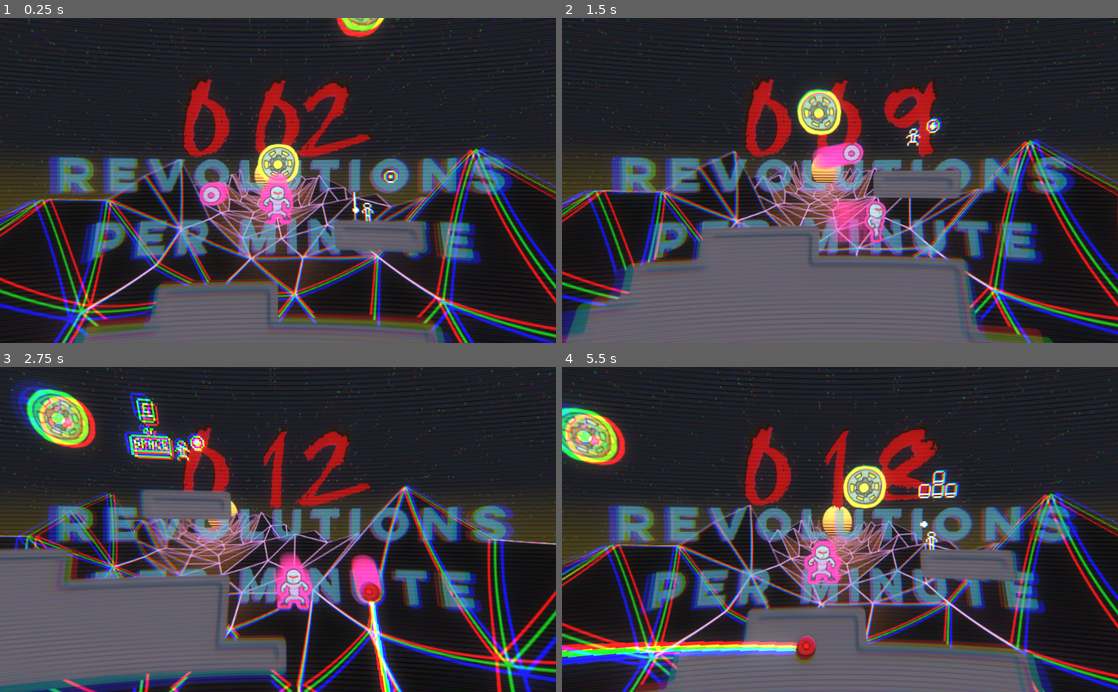
Above: before the commit, frames 1-4 (two rows, left to right).
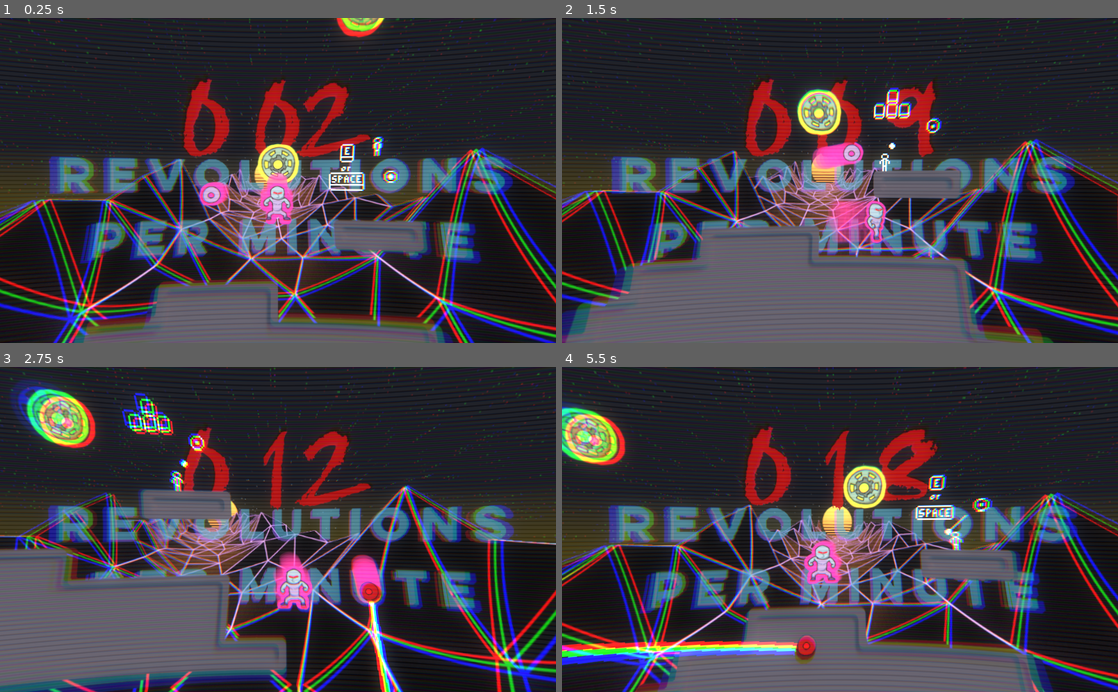
Above: after the commit, the same moments.

Repository: mdrgon1/GWJ-22-Spinzo
Game: Godot game, scene res://Main.tscn
The game is run twice, just before and just after one commit, with the same random seed, the same clock (stepped at 60 frames per second) and the same inputs.
Inputs:
- Up to frame 1 (0.25 s): no input
- Up to frame 2 (1.5 s): hold Shift (aim) 0.53-1.28 s; hold Right (move_right) from 0.53 s (still down); tap W (jump) at 0.77 s; tap E (throw_ball) at 1.35 s
- Up to frame 3 (2.75 s): tap W (jump) at 1.52 s; release Right (move_right) at 2.03 s; hold A (move_left) from 2.03 s (still down); hold Shift (aim) from 2.03 s (still down)
- Up to frame 4 (5.5 s): release A (move_left) at 2.78 s; release Shift (aim) at 2.78 s; hold Right (move_right) 2.78-4.28 s; tap E (throw_ball) at 2.85, 4.35 s; tap W (jump) at 3.02, 3.77, 4.52 s; hold Shift (aim) 3.53-4.28 s; hold A (move_left) 4.28-5.03 s; hold Right (move_right) from 5.03 s (still down); hold Shift (aim) from 5.03 s (still down)

The runs differ from the first frame. In frame 1, 0.7% of the frame differs, in the area x 59-72%, y 36-63%; in frame 2, 0.6%; in frame 3, 1.6%, in the area x 21-37%, y 7-39%; in frame 4, 1.1%.

Commit message:
fixed enemy spawning bug and re-exported
enemy scnene file path had incorrect capitlization, this apparently works fine in editor but breaks on export. I also rendered out a cover image from the backdrop blend file

Diff:
--- a/Project/MainLevel.tscn
+++ b/Project/MainLevel.tscn
@@ -473,5 +473,5 @@
 z_index = 3
 frames = SubResource( 61 )
 animation = "Default"
-frame = 23
+frame = 48
 playing = true
--- a/Project/Scripts/LevelTemplate.gd
+++ b/Project/Scripts/LevelTemplate.gd
@@ -39,7 +39,7 @@
 		return
 
 	# load a random hazard and instance it
-	var hazard_path = "res://Hazards/Hazard" + String(hazard_index) + ".tscn"
+	var hazard_path = "res://hazards/Hazard" + String(hazard_index) + ".tscn"
 	var hazard = load(hazard_path).instance()
 
 	hazard.set_position(target.position)
Not shown, changed: Project/export_presets.cfg
Not shown, added: Export/HTML5.zip
Not shown, added: Export/Mac-OSX.zip
Not shown, changed: Export/linux.zip
Not shown, changed: Export/mac-OS.zip
Not shown, changed: Export/web.zip
Not shown, changed: Export/windows.zip
Not shown, changed: Resources/backdrop.blend
Not shown, changed: Resources/backdrop.blend1
Not shown, added: Resources/banner.png
Not shown, changed: Resources/enemy animations.kra
Not shown, changed: Resources/enemy animations.kra~
